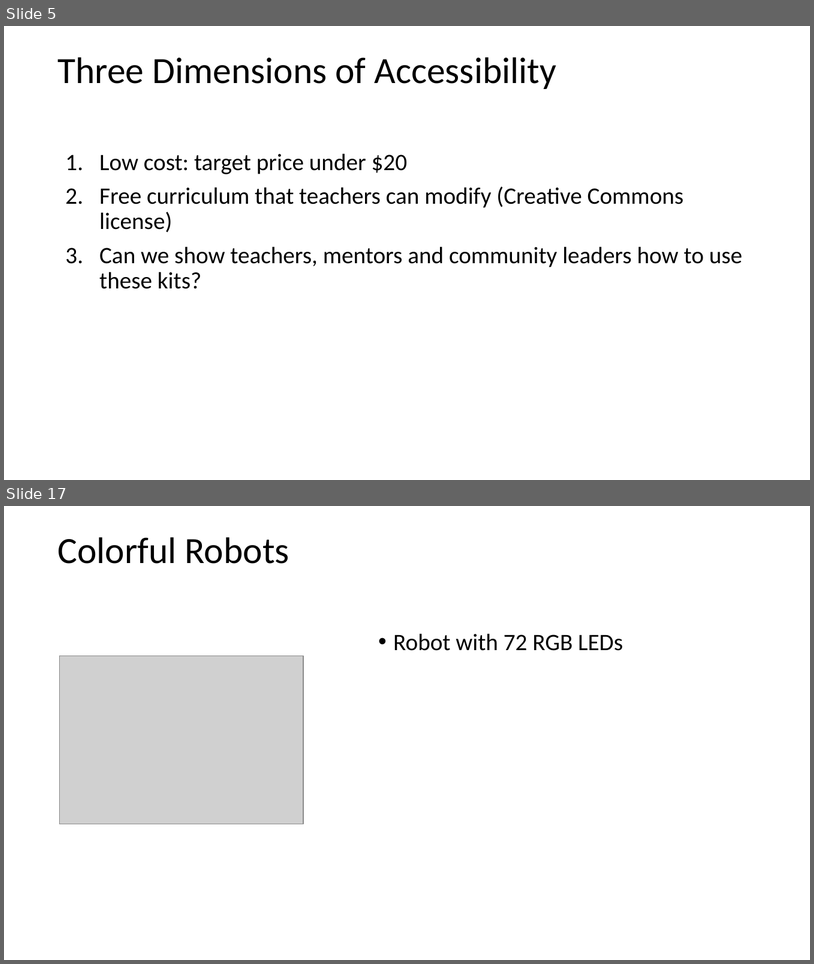
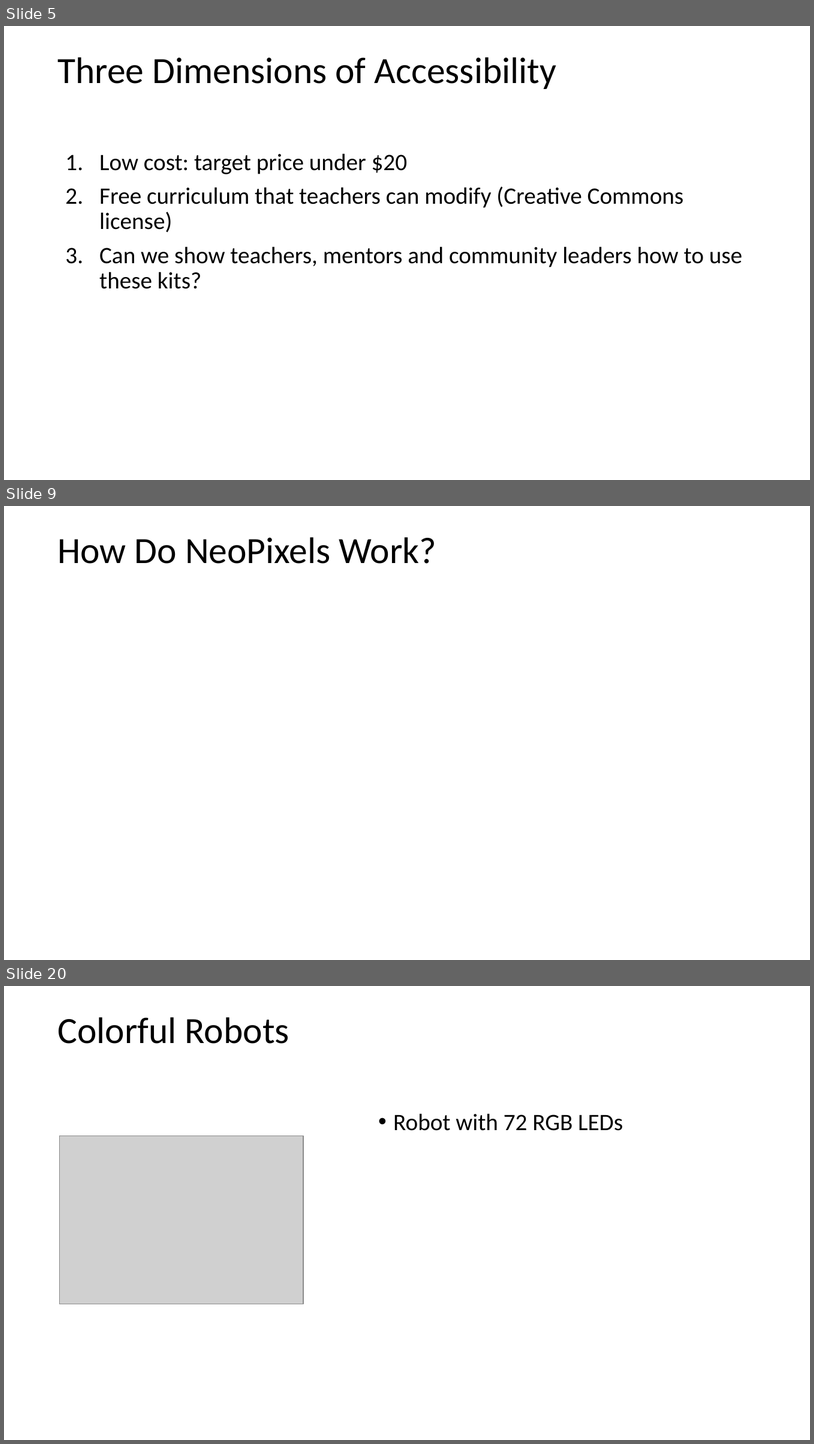
Before and after one commit to dmccreary/moving-rainbow, a slide deck: slides/led-strips-for-computational-thinking.pptx. Shown one above the other, each under a label of ours: slides 5 and 17 before the commit, slides 5, 9 and 20 after it; the slides between them are not shown. The pictures are 814x964 and 814x1444 pixels, drawn with LibreOffice and Linux fonts; fonts in the diff are those of the drawing; grey boxes stand for pictures; background and template pictures are left out. Boxes give left, top, right and bottom in pixels: in the first picture for what was removed or moved away, otherwise in the second. Text is boxed around its words. In the diff, an @@ line names an element or a change of style, - is before the commit and + after.

```diff
--- a/slides/led-strips-for-computational-thinking.pptx
+++ b/slides/led-strips-for-computational-thinking.pptx
@@ slide 9 added at <box>4,506,810,960</box>, background #FFFFFF @@
@@ title added at <box>57,537,437,564</box>, 44 pt, text #000000 @@
+How Do NeoPixels Work?
@@ what was slide 17 is now slide 20 @@
```
Also in this commit, not shown: 2 slides changed, 2 other slides added, 4 other files.
